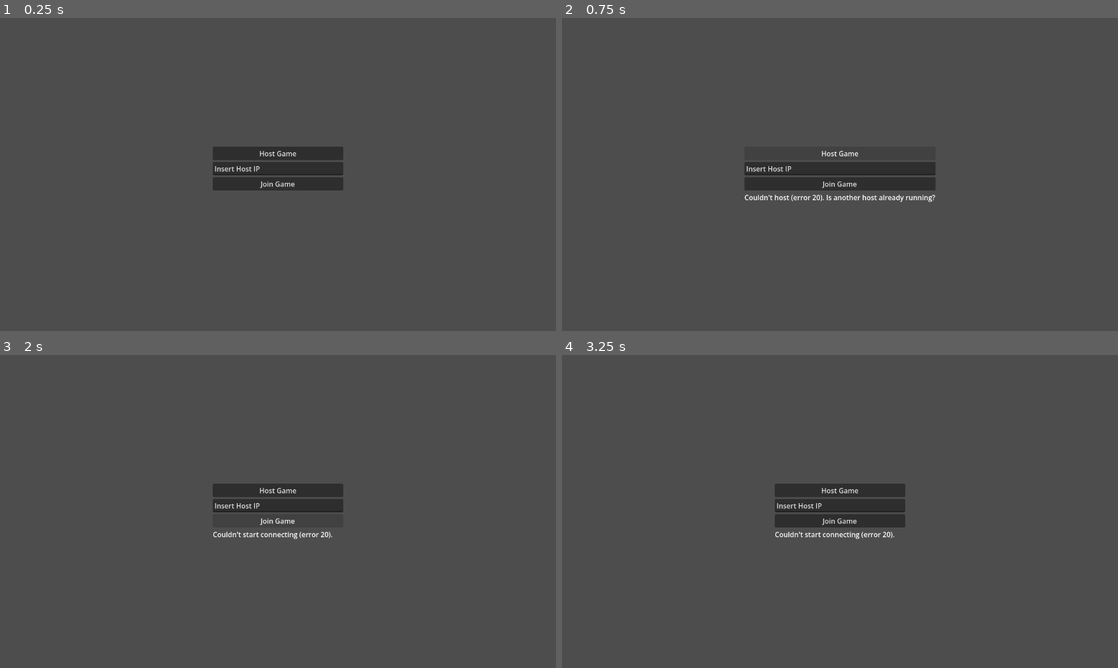
Above: before the commit, frames 1-4 (two rows, left to right).
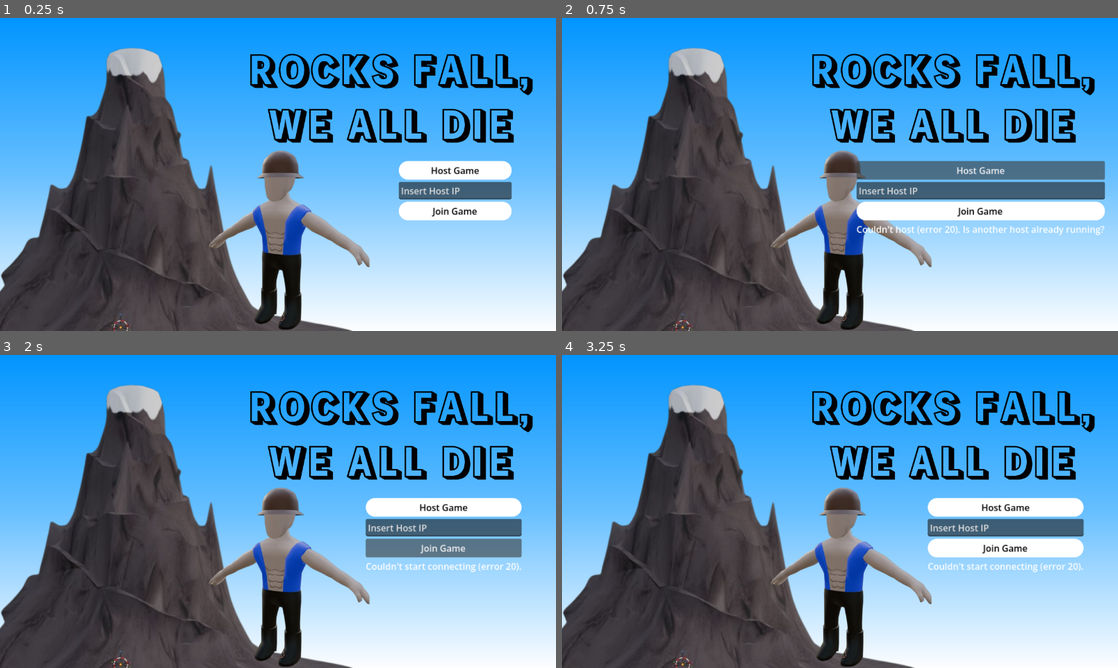
Above: after the commit, the same moments.

Repository: xxycoc/Rocks-Fall-We-All-Die
Game: Godot game, scene res://scenes/main.tscn
The game is run twice, just before and just after one commit, with the same random seed, the same clock (stepped at 60 frames per second) and the same inputs.
Inputs (mouse positions are in pixels of both pictures, inside the frame that each line leads up to):
- Up to frame 1 (0.25 s): no input
- Up to frame 2 (0.75 s): click "Host Game" at 0.5 s
- Up to frame 3 (2 s): click "Join Game" at 1.25 s
- Up to frame 4 (3.25 s): move the mouse to (962, 495) at 2.02 s; hold D (move_right) 2.03-2.75 s; tap G (carry) at 2.1 s; click (962, 495) at 2.17 s; drag from (728, 527) to (812, 574) at 2.77 s

The runs differ from the first frame. In frame 1, 85% of the frame differs, in the area x 0-100%, y 0-100%; in frame 2, 85%; in frame 3, 85%; in frame 4, 85%.

Commit message:
Waiting Card and Start Screen UI

Diff:
--- a/scenes/main.tscn
+++ b/scenes/main.tscn
@@ -3,6 +3,8 @@
 [ext_resource type="PackedScene" path="res://scenes/greybox.tscn" id="1_o5qli"]
 [ext_resource type="Script" uid="uid://bw1whqa56ckrd" path="res://scripts/main.gd" id="1_sugp2"]
 [ext_resource type="Script" uid="uid://c3x6llp07jgi7" path="res://scripts/lobby.gd" id="3_jyhfs"]
+[ext_resource type="Texture2D" uid="uid://duauxa6mf12iu" path="res://art/HikersVsMountain StartScreen.png" id="5_tefeu"]
+[ext_resource type="Texture2D" uid="uid://dxhyw131fm2fn" path="res://art/Fake Logo.png" id="6_o6xl0"]
 [ext_resource type="Script" uid="uid://do72k05cpm0qp" path="res://scripts/obstacle_spawner.gd" id="9_obst"]
 
 [sub_resource type="ProceduralSkyMaterial" id="ProceduralSkyMaterial_57qmd"]
@@ -13,6 +15,38 @@
 [sub_resource type="Environment" id="Environment_g4v7s"]
 background_mode = 2
 sky = SubResource("Sky_yf5fn")
+
+[sub_resource type="StyleBoxFlat" id="StyleBoxFlat_tefeu"]
+content_margin_top = 5.0
+content_margin_bottom = 5.0
+bg_color = Color(1, 1, 1, 1)
+corner_radius_top_left = 20
+corner_radius_top_right = 20
+corner_radius_bottom_right = 20
+corner_radius_bottom_left = 20
+
+[sub_resource type="StyleBoxFlat" id="StyleBoxFlat_g4v7s"]
+content_margin_left = 28.0
+content_margin_top = 24.0
+content_margin_right = 28.0
+content_margin_bottom = 24.0
+bg_color = Color(1, 1, 1, 1)
+corner_radius_top_left = 20
+corner_radius_top_right = 20
+corner_radius_bottom_right = 20
+corner_radius_bottom_left = 20
+
+[sub_resource type="StyleBoxFlat" id="StyleBoxFlat_57qmd"]
+content_margin_top = 3.0
+content_margin_bottom = 3.0
+bg_color = Color(0.09019608, 0.61960787, 1, 1)
+border_width_left = 100
+border_width_right = 100
+border_color = Color(1, 1, 1, 1)
+corner_radius_top_left = 20
+corner_radius_top_right = 20
+corner_radius_bottom_right = 20
+corner_radius_bottom_left = 20
 
 [sub_resource type="BoxShape3D" id="BoxShape3D_g4v7s"]
 size = Vector3(300, 4, 300)
@@ -73,38 +107,137 @@
 [node name="Lobby" type="CanvasLayer" parent="." unique_id=1535337533]
 script = ExtResource("3_jyhfs")
 
-[node name="VBoxContainer" type="VBoxContainer" parent="Lobby" unique_id=1489674476]
-custom_minimum_size = Vector2(300, 0)
-anchors_preset = 8
+[node name="Menu" type="Control" parent="Lobby" unique_id=1184614983]
+layout_mode = 3
+anchors_preset = 15
+anchor_right = 1.0
+anchor_bottom = 1.0
+grow_horizontal = 2
+grow_vertical = 2
+
+[node name="Background" type="TextureRect" parent="Lobby/Menu" unique_id=387341398]
+unique_name_in_owner = true
+layout_mode = 1
+anchors_preset = 15
+anchor_right = 1.0
+anchor_bottom = 1.0
+offset_left = -7.111084
+offset_top = -7.0
+offset_right = 12.444458
+offset_bottom = 4.0
+grow_horizontal = 2
+grow_vertical = 2
+texture = ExtResource("5_tefeu")
+expand_mode = 1
+
+[node name="GameTitle" type="TextureRect" parent="Lobby/Menu" unique_id=1313895541]
+unique_name_in_owner = true
+layout_mode = 0
+offset_left = 497.0
+offset_top = -5.0
+offset_right = 1303.3945
+offset_bottom = 378.0
+texture = ExtResource("6_o6xl0")
+expand_mode = 1
+
+[node name="VBoxContainer" type="VBoxContainer" parent="Lobby/Menu" unique_id=1489674476]
+custom_minimum_size = Vector2(200, 0)
+layout_mode = 1
+anchors_preset = 6
+anchor_left = 1.0
+anchor_top = 0.5
+anchor_right = 1.0
+anchor_bottom = 0.5
+offset_left = -361.99976
+offset_top = -30.999939
+offset_right = -161.99976
+offset_bottom = 101.00006
+grow_horizontal = 0
+grow_vertical = 2
+scale = Vector2(1.3, 1.3)
+
+[node name="HostButton" type="Button" parent="Lobby/Menu/VBoxContainer" unique_id=1008969333]
+unique_name_in_owner = true
+layout_mode = 2
+theme_override_colors/font_color = Color(0, 0, 0, 1)
+theme_override_styles/normal = SubResource("StyleBoxFlat_tefeu")
+text = "Host Game"
+
+[node name="IPEdit" type="LineEdit" parent="Lobby/Menu/VBoxContainer" unique_id=379469986]
+unique_name_in_owner = true
+layout_mode = 2
+text = "Insert Host IP"
+
+[node name="JoinButton" type="Button" parent="Lobby/Menu/VBoxContainer" unique_id=1134857724]
+unique_name_in_owner = true
+layout_mode = 2
+theme_override_colors/font_color = Color(0, 0, 0, 1)
+theme_override_styles/normal = SubResource("StyleBoxFlat_tefeu")
+text = "Join Game"
+
+[node name="Status" type="Label" parent="Lobby/Menu/VBoxContainer" unique_id=155165596]
+unique_name_in_owner = true
+layout_mode = 2
+
+[node name="WaitingCard" type="PanelContainer" parent="Lobby" unique_id=859940785]
+unique_name_in_owner = true
+visible = false
+custom_minimum_size = Vector2(420, 0)
+anchors_preset = 5
 anchor_left = 0.5
-anchor_top = 0.5
 anchor_right = 0.5
-anchor_bottom = 0.5
-offset_left = -20.0
-offset_top = -20.0
-offset_right = 20.0
-offset_bottom = 20.0
-grow_horizontal = 2
-grow_vertical = 2
-
-[node name="HostButton" type="Button" parent="Lobby/VBoxContainer" unique_id=1008969333]
-unique_name_in_owner = true
-layout_mode = 2
-text = "Host Game"
-
-[node name="IPEdit" type="LineEdit" parent="Lobby/VBoxContainer" unique_id=379469986]
-unique_name_in_owner = true
-layout_mode = 2
-text = "Insert Host IP"
-
-[node name="JoinButton" type="Button" parent="Lobby/VBoxContainer" unique_id=1434138319]
-unique_name_in_owner = true
-layout_mode = 2
-text = "Join Game"
-
-[node name="Status" type="Label" parent="Lobby/VBoxContainer" unique_id=155165596]
-unique_name_in_owner = true
-layout_mode = 2
+offset_left = -210.0
+offset_top = 24.0
+offset_right = 210.0
+offset_bottom = 64.0
+grow_horizontal = 2
+theme_override_styles/panel = SubResource("StyleBoxFlat_g4v7s")
+
+[node name="VBoxContainer" type="VBoxContainer" parent="Lobby/WaitingCard" unique_id=1064428118]
+layout_mode = 2
+
+[node name="WaitTitle" type="Label" parent="Lobby/WaitingCard/VBoxContainer" unique_id=2057677108]
+unique_name_in_owner = true
+layout_mode = 2
+size_flags_horizontal = 4
+theme_override_colors/font_color = Color(0, 0, 0, 1)
+theme_override_font_sizes/font_size = 24
+text = "Waiting for hikers..."
+
+[node name="PlayerCount" type="Label" parent="Lobby/WaitingCard/VBoxContainer" unique_id=587709796]
+unique_name_in_owner = true
+layout_mode = 2
+size_flags_horizontal = 4
+theme_override_colors/font_color = Color(0, 0, 0, 1)
+text = "Hikers joined: 0 / 4"
+
+[node name="IPHeading" type="Label" parent="Lobby/WaitingCard/VBoxContainer" unique_id=1850178133]
+unique_name_in_owner = true
+layout_mode = 2
+size_flags_horizontal = 4
+theme_override_colors/font_color = Color(0.35686275, 0.35686275, 0.35686275, 1)
+text = "IP Address to Join Game:"
+
+[node name="IPList" type="Label" parent="Lobby/WaitingCard/VBoxContainer" unique_id=1517845052]
+unique_name_in_owner = true
+layout_mode = 2
+size_flags_horizontal = 4
+theme_override_colors/font_color = Color(0.35686275, 0.35686275, 0.35686275, 1)
+text = "192.168.0.1"
+
+[node name="StartButton" type="Button" parent="Lobby/WaitingCard/VBoxContainer" unique_id=1165171101]
+unique_name_in_owner = true
+layout_mode = 2
+theme_override_styles/normal = SubResource("StyleBoxFlat_57qmd")
+text = "Start Climb"
+
+[node name="WaitHint" type="Label" parent="Lobby/WaitingCard/VBoxContainer" unique_id=1794248411]
+unique_name_in_owner = true
+layout_mode = 2
+size_flags_horizontal = 4
+theme_override_colors/font_color = Color(0.35686275, 0.35686275, 0.35686275, 1)
+theme_override_font_sizes/font_size = 13
+text = "Share your IP. Start when everyone is in."
 
 [node name="KillZone" type="Area3D" parent="." unique_id=182541742]
 transform = Transform3D(1, 0, 0, 0, 1, 0, 0, 0, 1, 0, -2.9406824, 0)
@@ -112,7 +245,7 @@
 collision_mask = 2
 
 [node name="CollisionShape3D" type="CollisionShape3D" parent="KillZone" unique_id=1382118889]
-transform = Transform3D(1, 0, 0, 0, 1, 0, 0, 0, 1, 0, -1.5598774, 0)
+transform = Transform3D(3, 0, 0, 0, 3, 0, 0, 0, 3, 0, -1.5598774, 0)
 shape = SubResource("BoxShape3D_g4v7s")
 
 [node name="ExtractionZone" type="Area3D" parent="." unique_id=1766270385]
--- a/scripts/lobby.gd
+++ b/scripts/lobby.gd
@@ -4,9 +4,13 @@
 
 signal host_requested
 signal join_requested(ip: String)
+signal start_requested   # NEW: host clicked "Start climb"
+
+const MAX_HIKERS := 4
 
 @onready var ip_edit: LineEdit = %IPEdit
 @onready var status_label: Label = %Status
+@onready var menu: Control = $Menu
 
 
 func _ready() -> void:
@@ -14,6 +18,9 @@
 	%JoinButton.pressed.connect(_on_join_pressed)
 	ip_edit.text_submitted.connect(func(_t): _on_join_pressed())
 	status_label.text = ""
+	# NEW
+	%StartButton.pressed.connect(func(): start_requested.emit())
+	GameManager.round_started.connect(func(): %WaitingCard.hide())
 
 
 func _on_join_pressed() -> void:
@@ -25,3 +32,47 @@
 
 func show_status(text: String) -> void:
 	status_label.text = text
+
+
+# ---------- NEW: waiting card ----------
+
+## Called by main.gd after hosting or joining.
+func show_waiting(is_host: bool) -> void:
+	menu.hide()
+	%WaitingCard.show()
+	# Only the host sees the IP and the Start button
+	%IPHeading.visible = is_host
+	%IPList.visible = is_host
+	%StartButton.visible = is_host
+	if is_host:
+		%WaitTitle.text = "Waiting for hikers"
+		%WaitHint.text = "Share your IP. Start when everyone's in."
+		%IPList.text = "\n".join(_local_ips())
+	else:
+		%WaitTitle.text = "You're in!"
+		%WaitHint.text = "Walk around while you wait. The host will start the climb."
+
+
+func _process(_delta: float) -> void:
+	if not %WaitingCard.visible:
+		return
+	var count: int = GameManager.hiker_states.size()
+	%PlayerCount.text = "Hikers joined:  %d / %d" % [count, MAX_HIKERS]
+	%StartButton.disabled = count == 0   # can't start with nobody
+
+
+## This computer's addresses that friends can join with.
+func _local_ips() -> Array[String]:
+	var lan: Array[String] = []
+	var vpn: Array[String] = []
+	for ip in IP.get_local_addresses():
+		if ip.count(".") != 3 or ip.begins_with("127.") or ip.begins_with("169.254."):
+			continue   # skip IPv6, this-PC-only and broken addresses
+		if ip.begins_with("100."):
+			vpn.append(ip + "  (Tailscale)")
+		elif ip.begins_with("192.168.") or ip.begins_with("10.") or ip.begins_with("172."):
+			lan.append(ip)
+	var all: Array[String] = lan + vpn
+	if all.is_empty():
+		all.append("Not found. Run ipconfig.")
+	return all
--- a/scripts/main.gd
+++ b/scripts/main.gd
@@ -51,6 +51,7 @@
 	if GameManager.lobby_message != "":
 		lobby.show_status(GameManager.lobby_message)
 		GameManager.lobby_message = ""
+	lobby.start_requested.connect(_restart_round)
 
 # ---------- Hosting and joining ----------
 
@@ -69,7 +70,7 @@
 	# locally and never replicated.
 	add_child(MOUNTAIN_SCENE.instantiate())
 
-	lobby.hide()
+	lobby.show_waiting(true)
 	get_window().title = "HOST (Mountain)"
 
 
@@ -84,7 +85,7 @@
 
 
 func _on_connected() -> void:
-	lobby.hide()
+	lobby.show_waiting(false)
 	get_window().title = "Hiker %d" % multiplayer.get_unique_id()
 
 
Binary file added: art/Fake Logo.png
Not shown, added: art/Fake Logo.png.import
Binary file added: art/HikersVsMountain StartScreen.png
Not shown, added: art/HikersVsMountain StartScreen.png.import
